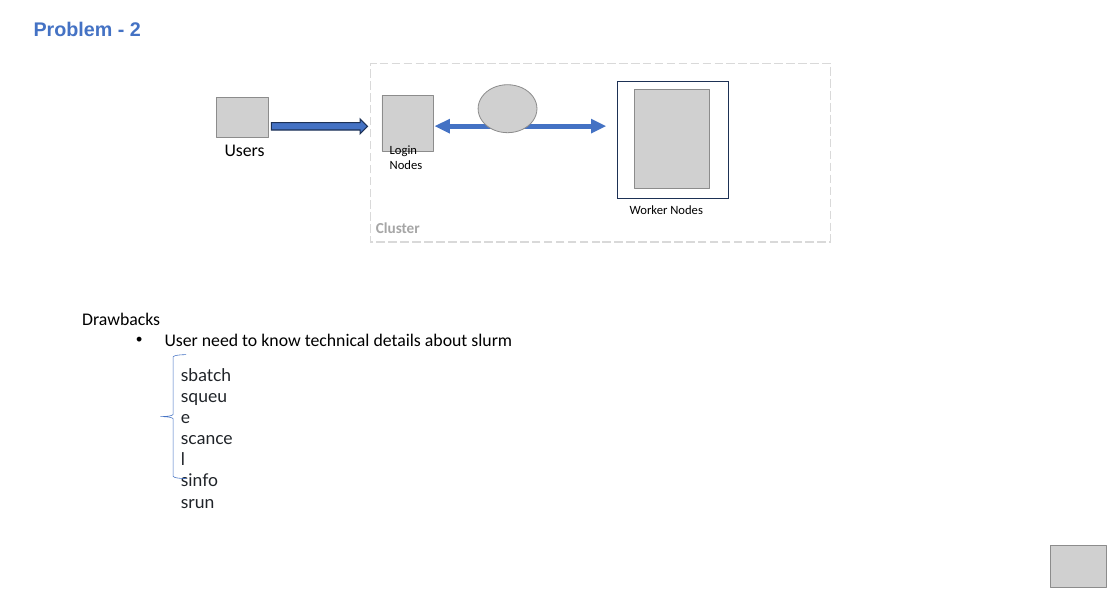
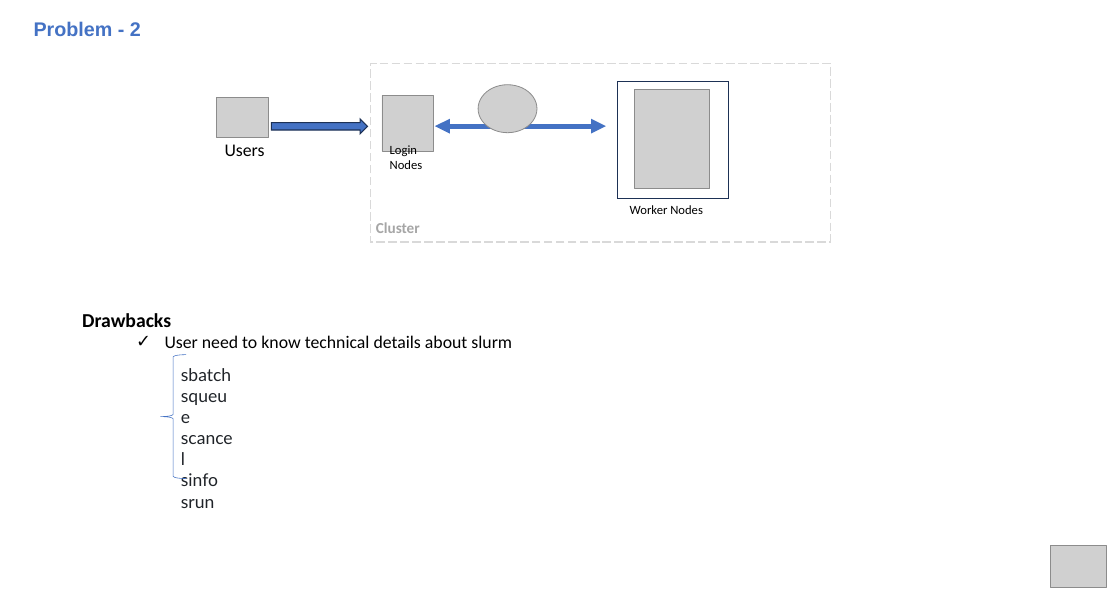
Before and after one commit to hmhwe/IMAGEN_Backend, a slide deck: slide 9 of docs/StakeholderM_CV.pptx. Drawn at 1120x592 pixels with LibreOffice and Linux fonts; fonts in the diff are those of the drawing; grey boxes stand for pictures. Boxes give left, top, right and bottom in pixels: in the first picture for what was removed or moved away, otherwise in the second. Text is boxed around its words. In the diff, an @@ line names an element or a change of style, - is before the commit and + after.

```diff
--- a/docs/StakeholderM_CV.pptx
+++ b/docs/StakeholderM_CV.pptx
@@ text "Drawbacks" at (82, 313, 512, 348): size 16.1 to 18 pt, bold on in "Drawbacks"; bullet • to ✓ @@
```
Also in this commit, not shown: 10 other slides changed, 1 slide added.
